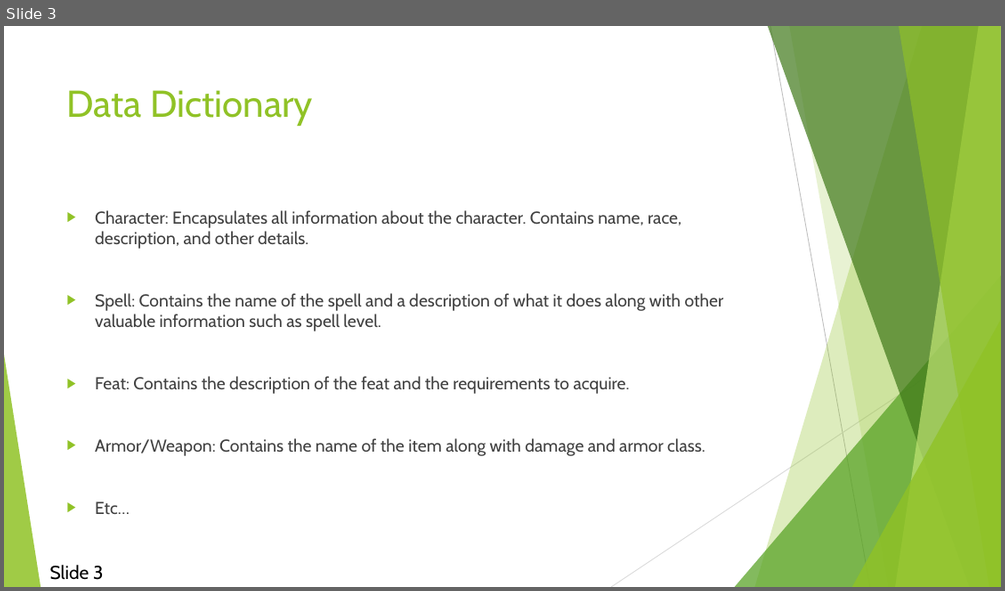
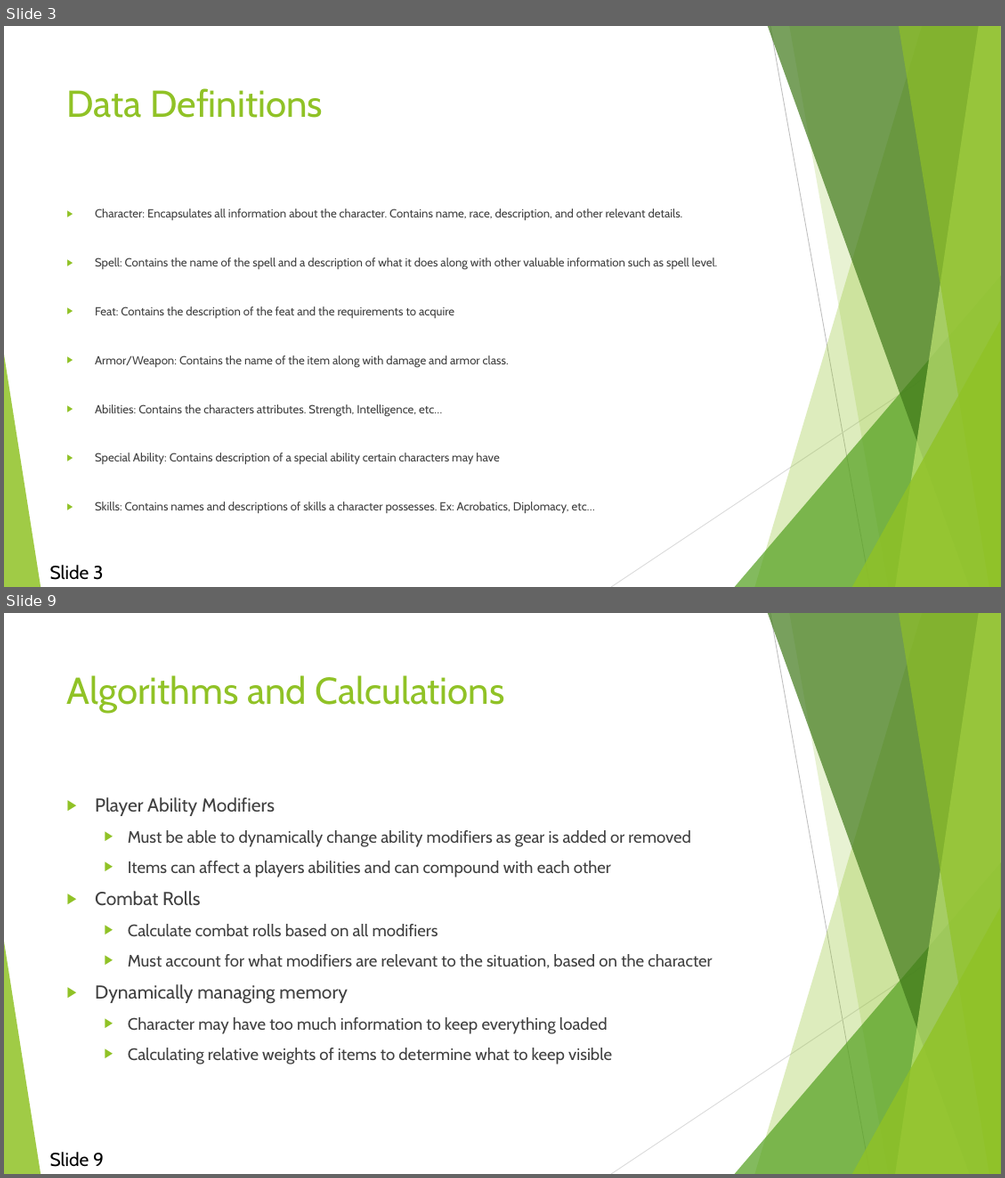
Before and after one commit to djcindric/Pathfinder-Player-Tool, a slide deck: Documentation/Demo 2.pptx. Shown one above the other, each under a label of ours: slide 3 before the commit, slides 3 and 9 after it; the slides between them are not shown. The pictures are 1005x591 and 1005x1178 pixels, drawn with LibreOffice and Linux fonts; fonts in the diff are those of the drawing. Boxes give left, top, right and bottom in pixels: in the first picture for what was removed or moved away, otherwise in the second. Text is boxed around its words. In the diff, an @@ line names an element or a change of style, - is before the commit and + after.

```diff
--- a/Documentation/Demo 2.pptx
+++ b/Documentation/Demo 2.pptx
@@ slide 9 added at [4,613,1001,1174], background #FFFFFF; not listed: 10 template elements that a slide beside it also shows @@
@@ title added at [67,675,504,713], 36 pt, text #90C226 @@
+Algorithms and Calculations
@@ text added at [95,797,712,1064], 16 pt, text #404040 @@
+▶ Player Ability Modifiers
+  ▶ Must be able to dynamically change ability modifiers as gear is added or removed
+  ▶ Items can affect a players abilities and can compound with each other
+▶ Combat Rolls
+  ▶ Calculate combat rolls based on all modifiers
+  ▶ Must account for what modifiers are relevant to the situation, based on the character
+▶ Dynamically managing memory
+  ▶ Character may have too much information to keep everything loaded
+  ▶ Calculating relative weights of items to determine what to keep visible
@@ text added at [50,1151,104,1167], 18 pt, text #000000 @@
+Slide 9
@@ slide 3 changed as well @@
@@ title at [67,88,323,118]: text changed @@
-Data Dictionary
+Data Definitions
@@ text at [95,208,683,220]: text changed; size 16.6 to 11.2 pt @@
-▶ Character: Encapsulates all information about the character. Contains name, race, description, and other details.
+▶ Character: Encapsulates all information about the character. Contains name, race, description, and other relevant details.
@@ text at [95,257,718,368]: size 16.6 to 11.2 pt in "Spell: Contains the name of the spell ...", "Armor/Weapon: Contains the name of the item ..." @@
@@ text at [95,306,454,318]: text changed; size 16.6 to 11.2 pt @@
-▶ Feat: Contains the description of the feat and the requirements to acquire.
+▶ Feat: Contains the description of the feat and the requirements to acquire
@@ text at [95,404,595,513]: text changed; size 16.6 to 11.2 pt @@
-▶ Etc…
+▶ Abilities: Contains the characters attributes. Strength, Intelligence, etc…
+▶ Special Ability: Contains description of a special ability certain characters may have
+▶ Skills: Contains names and descriptions of skills a character possesses. Ex: Acrobatics, Diplomacy, etc…
```
Also in this commit, not shown: 3 other slides changed, 4 other slides added, 1 slide removed.
